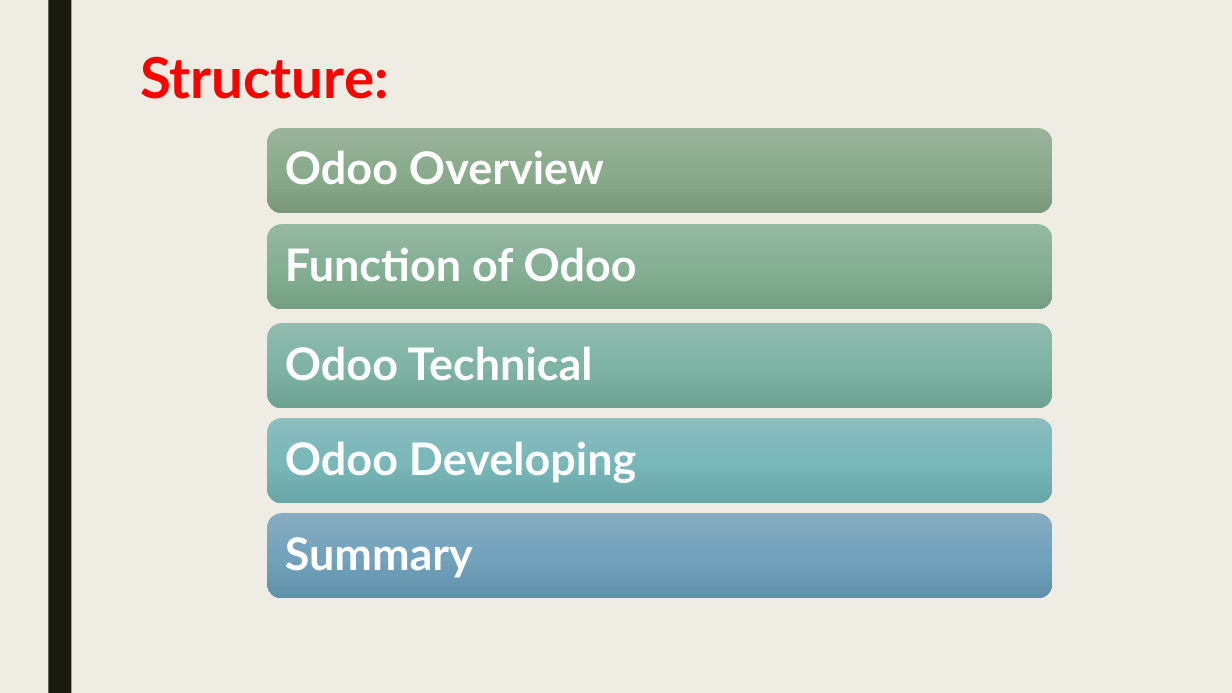
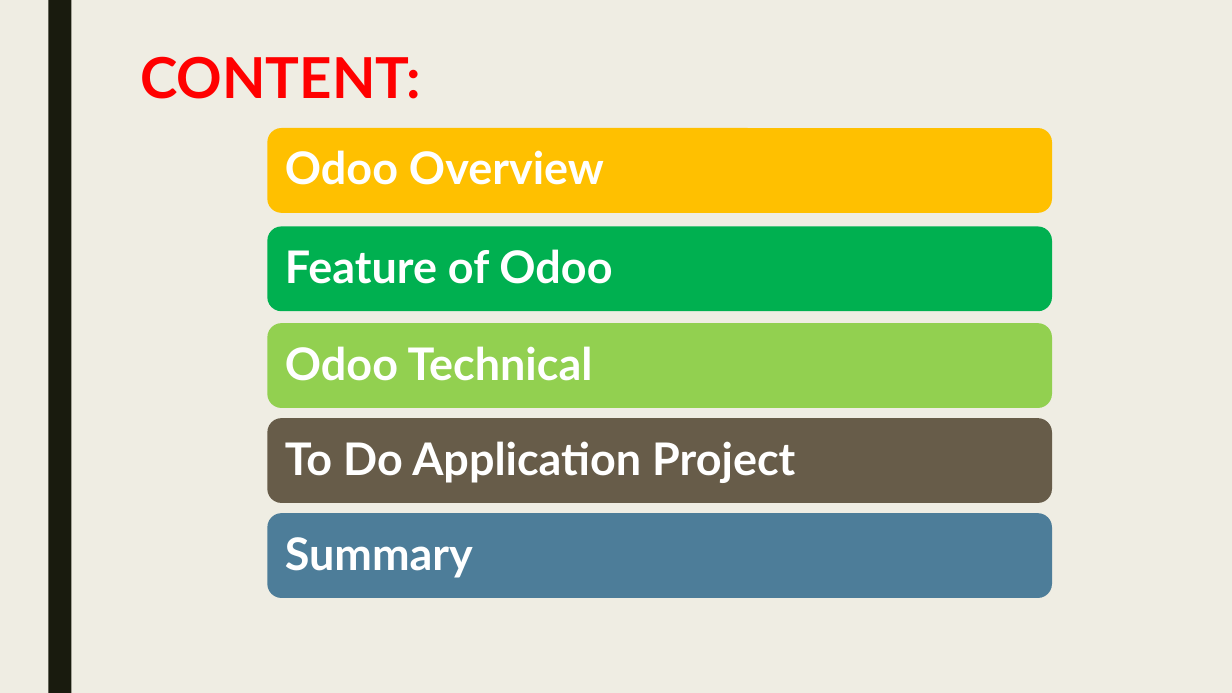
Before and after one commit to PhuocThinh/OdooDocument, a slide deck: slide 2 of Odoo Framwork Report.pptx. Drawn at 1232x693 pixels with LibreOffice and Linux fonts; fonts in the diff are those of the drawing. Boxes give left, top, right and bottom in pixels: in the first picture for what was removed or moved away, otherwise in the second. Text is boxed around its words. In the diff, an @@ line names an element or a change of style, - is before the commit and + after.

```diff
--- a/Odoo Framwork Report.pptx
+++ b/Odoo Framwork Report.pptx
@@ title at box(140, 56, 421, 99): text changed @@
-Structure:
+CONTENT:
@@ rounded rectangle at box(267, 128, 1052, 213): fill gradient #9BB59B to #8CAC8D to #7A9B7B to #FFC000 @@
@@ rounded rectangle at box(267, 226, 1052, 311): fill gradient #96B8A2 to #86B195 to #759F84 to #00B050 @@
@@ text at box(285, 249, 612, 284): text changed @@
-Function of Odoo
+Feature of Odoo
@@ rounded rectangle at box(267, 323, 1052, 409): fill gradient #91BCAF to #80B5A5 to #6FA494 to #92D050 @@
@@ rounded rectangle at box(267, 419, 1052, 504): fill gradient #8DBEBF to #7AB8BA to #69A6A8 to #675C49 @@
@@ text at box(285, 441, 795, 483): text changed @@
-Odoo Developing
+To Do Application Project
@@ rounded rectangle at box(267, 513, 1052, 598): fill gradient #88ADC3 to #74A3BE to #6392AD to #4D7D99 @@
```
Also in this commit, not shown: 1 other slide changed, 27 slides added, 7 slides removed, 31 other files.
